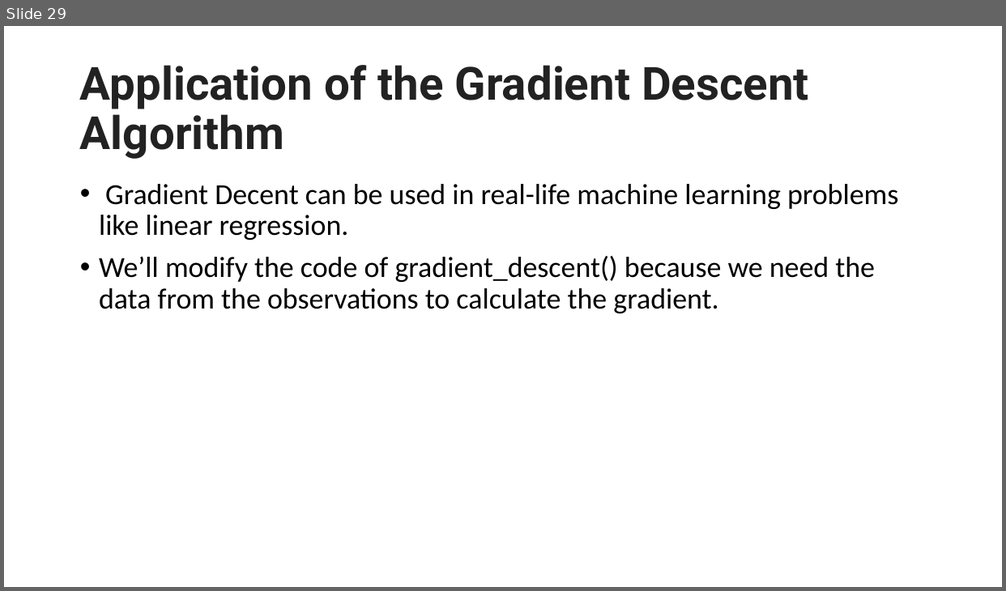
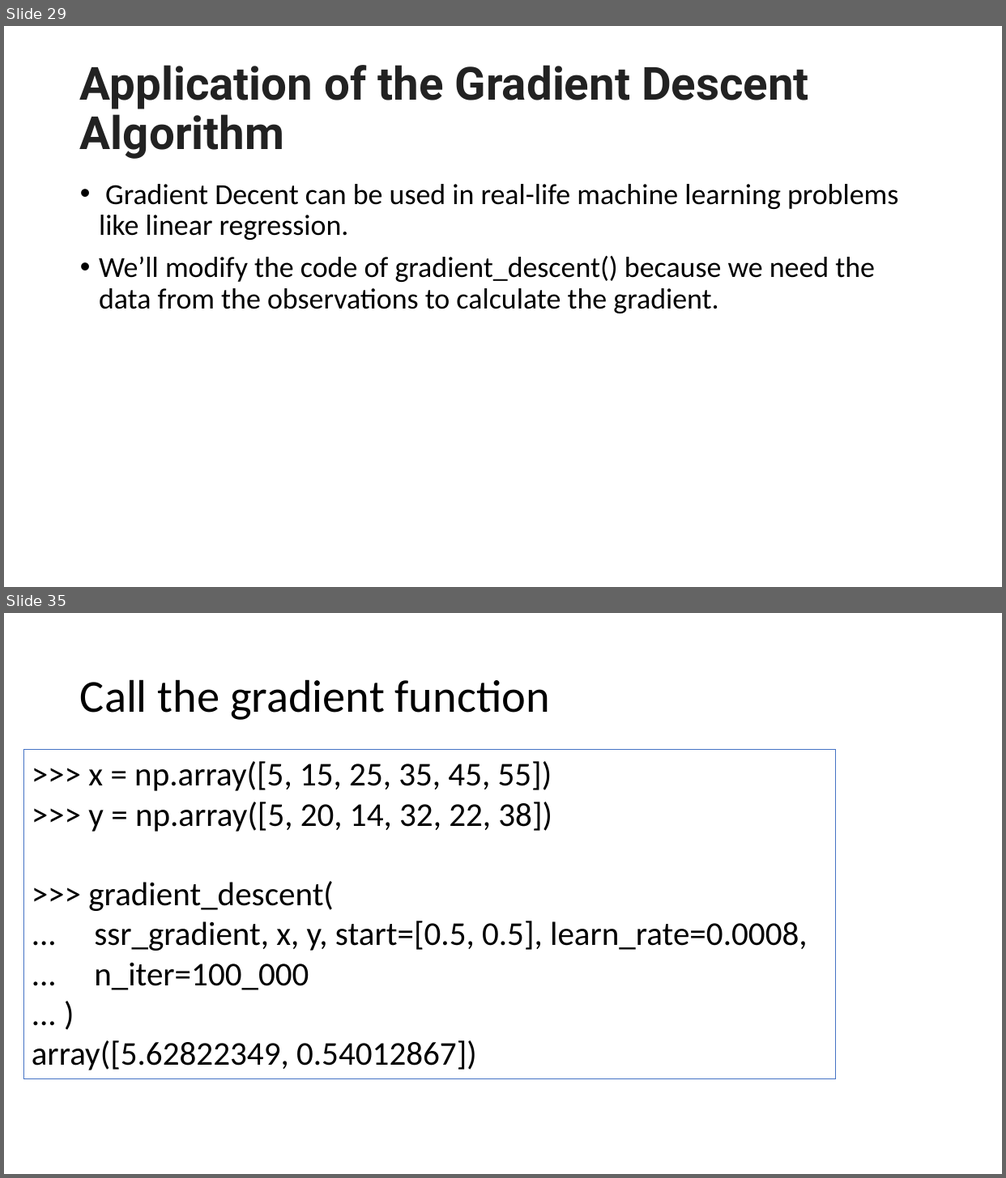
Before and after one commit to motazsaad/Math-Statistics-DataScience, a slide deck: slides/Stochastic Gradient Descent Algorithm.pptx. Shown one above the other, each under a label of ours: slide 29 before the commit, slides 29 and 35 after it; the slides between them are not shown. The pictures are 1006x591 and 1006x1178 pixels, drawn with LibreOffice and Linux fonts; fonts in the diff are those of the drawing. Boxes give left, top, right and bottom in pixels: in the first picture for what was removed or moved away, otherwise in the second. Text is boxed around its words. In the diff, an @@ line names an element or a change of style, - is before the commit and + after.

```diff
--- a/slides/Stochastic Gradient Descent Algorithm.pptx
+++ b/slides/Stochastic Gradient Descent Algorithm.pptx
@@ slide 35 added at box(4, 613, 1002, 1174), background #FFFFFF @@
@@ title added at box(80, 679, 550, 720), 44 pt, text #000000 @@
+Call the gradient function
@@ rectangle added at box(24, 749, 836, 1080), outline #4472C4 0.75 pt, 32 pt, text #000000 @@
+>>> x = np.array([5, 15, 25, 35, 45, 55])
+>>> y = np.array([5, 20, 14, 32, 22, 38])
+>>> gradient_descent(
+... ssr_gradient, x, y, start=[0.5, 0.5], learn_rate=0.0008,
+... n_iter=100_000
+... )
+array([5.62822349, 0.54012867])
```
Also in this commit, not shown: 1 slide changed, 5 other slides added, 6 slides removed.
